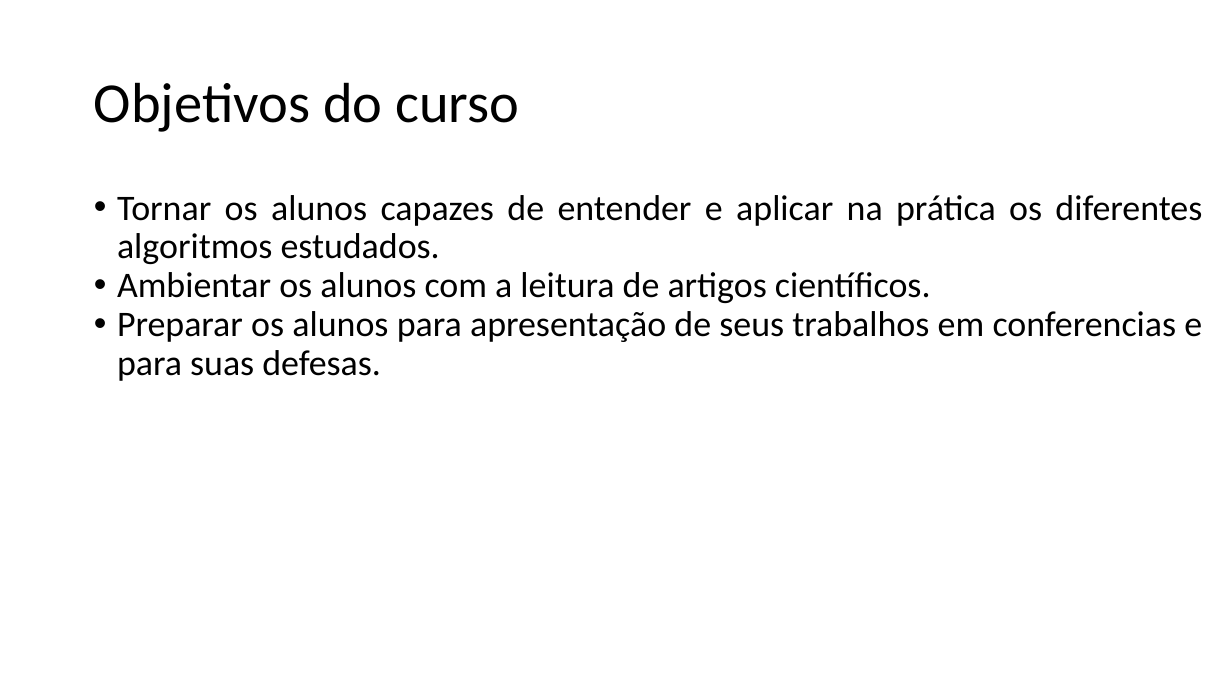
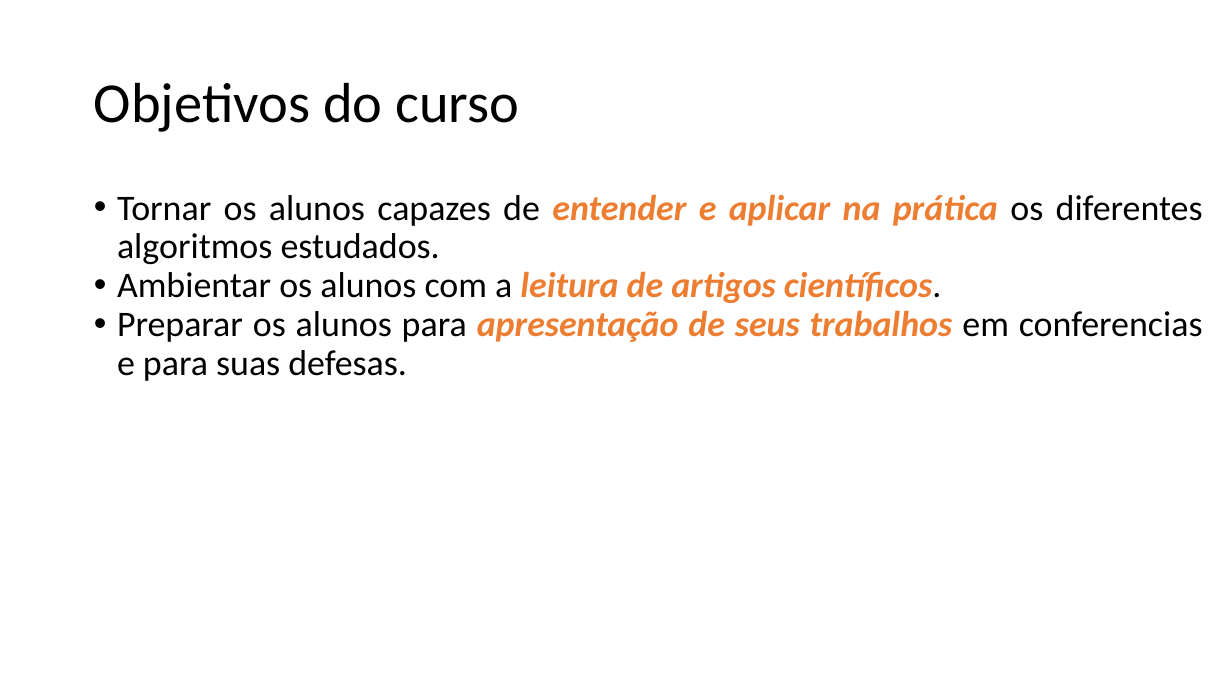
Before and after one commit to zz4fap/tp558-adv-ml, a slide deck: slide 4 of slides/TP558_1_Introdução_ao_curso.pptx. Drawn at 1232x693 pixels with LibreOffice and Linux fonts; fonts in the diff are those of the drawing. Boxes give left, top, right and bottom in pixels: in the first picture for what was removed or moved away, otherwise in the second. Text is boxed around its words. In the diff, an @@ line names an element or a change of style, - is before the commit and + after.

```diff
--- a/slides/TP558_1_Introdução_ao_curso.pptx
+++ b/slides/TP558_1_Introdução_ao_curso.pptx
@@ text "Tornar os alunos capazes de ..." at (117,194,1203,381): text colour #000000 to #ED7D31, bold on, italic on in "entender e aplicar na prática", "leitura de artigos científicos.", "apresentação de seus trabalhos" @@
```
Also in this commit, not shown: 6 other slides changed, 1 other file.
